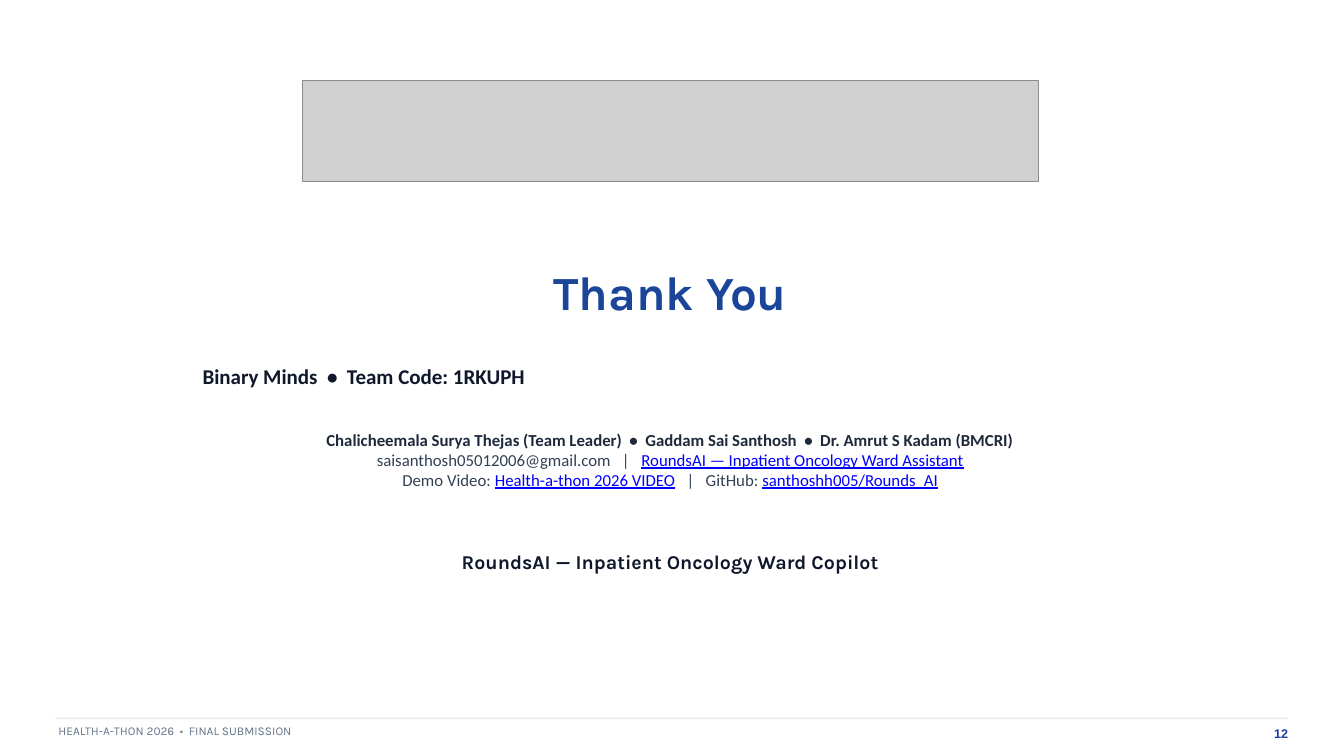
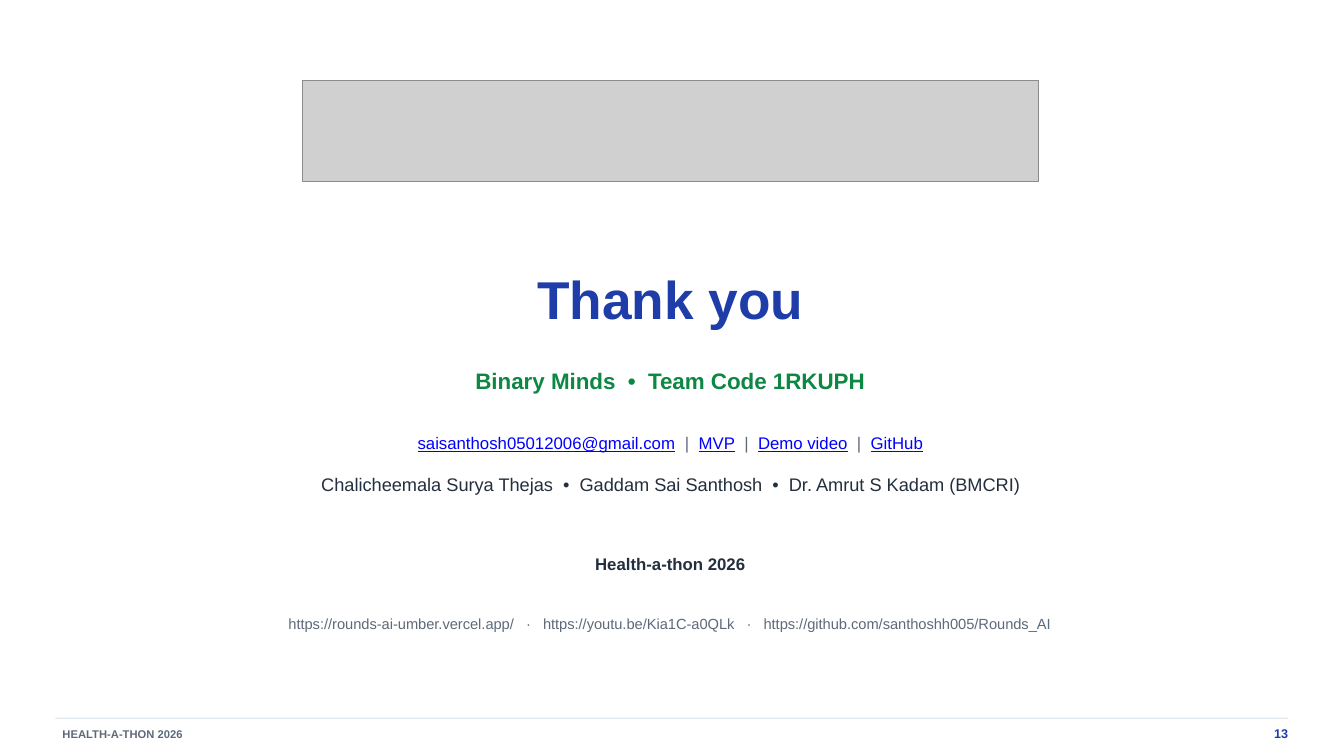
Before and after one commit to santhoshh005/Rounds_AI, a slide deck: slide 13 of docs/submissions/Deliverable_3_Final_Presentation_BinaryMinds_1RKUPH.pptx (slide 12 before the commit). Drawn at 1344x756 pixels with LibreOffice and Linux fonts; fonts in the diff are those of the drawing; grey boxes stand for pictures. Boxes give left, top, right and bottom in pixels: in the first picture for what was removed or moved away, otherwise in the second. Text is boxed around its words. In the diff, an @@ line names an element or a change of style, - is before the commit and + after.

Commit message:
feat: round history, accounts, truthful analytics, mobile nav, submission docs
- Station: fixed admission baseline, round history with "Start next round",
  plain "Bed · Name" patient selector, demo-only scenario dictations and guide
- Accounts: real Firebase sign-in/sign-up; profile from the signed-in user;
  isolated per-user workspaces; demo data never loaded into accounts
- Analytics: KPIs computed from recorded rounds, real cycle progress, no fake
  sync buttons, carried-forward values marked and not plotted, offline insight
  states only recorded data, consistent demo seed grades
- Backend: SSE bedside-sync relay (cross-device), grounded analytics prompt
- Fix hydration mismatch, honest speech-privacy copy (Whisper vs Live ASR),
  phone bottom navigation and drawer sizing
- Docs: README rewrite, MIT LICENSE, final deck and two-page brief on the
  Health-a-thon templates, new walkthrough video script
- Repo hygiene: tighter .gitignore, stop tracking generated next-env.d.ts

```diff
--- a/docs/submissions/Deliverable_3_Final_Presentation_BinaryMinds_1RKUPH.pptx
+++ b/docs/submissions/Deliverable_3_Final_Presentation_BinaryMinds_1RKUPH.pptx
@@ text at bbox=[537, 280, 804, 329]: text changed; size 34 to 38 pt; font Karla to Arial; text colour #1A4599 to #1F3DA9 @@
-Thank You
+Thank you
@@ text at bbox=[475, 372, 865, 394]: text changed; size 15 to 16 pt; font Calibri to Arial; text colour #0F172A to #0D8743 @@
-Binary Minds • Team Code: 1RKUPH
+Binary Minds • Team Code 1RKUPH
@@ text at bbox=[418, 437, 923, 453]: text changed; font Calibri to Arial @@
-Chalicheemala Surya Thejas (Team Leader) • Gaddam Sai Santhosh • Dr. Amrut S Kadam (BMCRI)
-saisanthosh05012006@gmail.com | RoundsAI — Inpatient Oncology Ward Assistant
-Demo Video: Health-a-thon 2026 VIDEO | GitHub: santhoshh005/Rounds_AI
+saisanthosh05012006@gmail.com | MVP | Demo video | GitHub
@@ text added at bbox=[321, 477, 1020, 495], 13 pt, text #232F3E @@
+Chalicheemala Surya Thejas • Gaddam Sai Santhosh • Dr. Amrut S Kadam (BMCRI)
@@ text at bbox=[595, 558, 745, 570]: text changed; size 14 to 12 pt; font Karla to Arial; text colour #0F172A to #232F3E @@
-RoundsAI — Inpatient Oncology Ward Copilot
+Health-a-thon 2026
@@ text added at bbox=[288, 618, 1051, 632], 10.5 pt, text #5D6A79 @@
+https://rounds-ai-umber.vercel.app/ · https://youtu.be/Kia1C-a0QLk · https://github.com/santhoshh005/Rounds_AI
@@ text at bbox=[62, 730, 183, 738]: text changed; size 8.5 to 8 pt; font Karla to Arial; text colour #64748B to #5D6A79; bold on @@
-HEALTH-A-THON 2026 • FINAL SUBMISSION
+HEALTH-A-THON 2026
```
Also in this commit, not shown: 5 other slides changed, 7 slides added, 6 slides removed, 17 other files.
